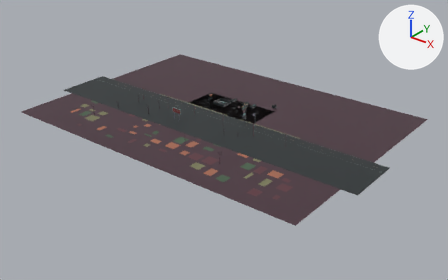
The glTF model models/motel_parcare.glb, before and after one commit.
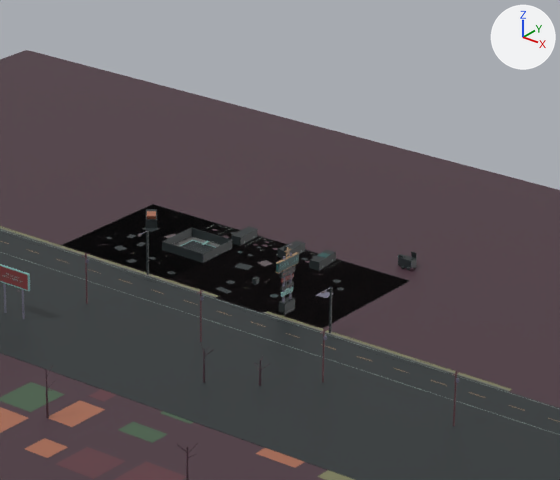
Old and new are each drawn whole from a 50 mm lens placed at (239.0, -316.0, 166.0), pointed at (7.0, -26.0, -14.0) and again close up on the part from 39% to 70% of the width and 15% to 57% of the height. The lights are fixed; the arrows at upper right show +X, +Y and +Z. The last two pictures show the newer version. Vertices at exactly the same position are counted once.

The first close-up shows 'Coliziune', 'Parcare'.
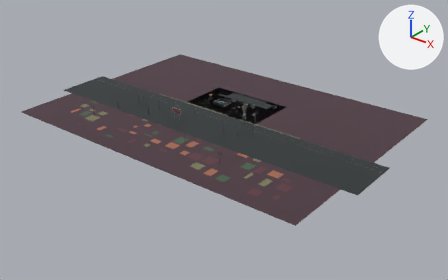
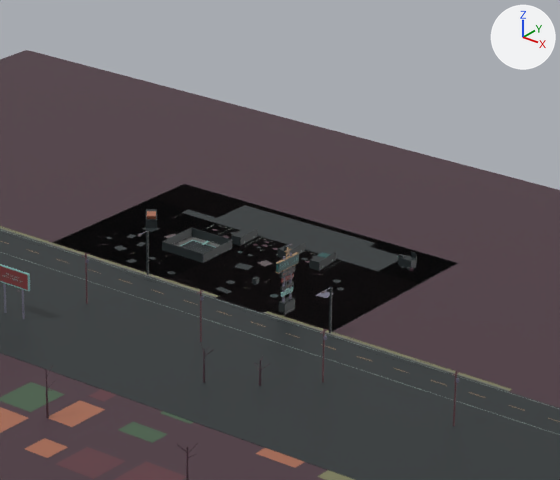
The change, as a list of edits to the scene's bpy script:
```text
Change me_coliziune_004:
    used by ob_coliziune; location = (0.0, 0.0, 0.0)
    remove me_coliziune_004.from_pydata(...)  # 192 vertices, 288 faces; spans x -120.0..120.0, y -56.0..14.0, z 0.0..8.0
    add me_coliziune_004.from_pydata(...)  # 196 vertices, 300 faces; spans x -120.0..120.0, y -56.0..20.0, z 0.0..8.0
    me_coliziune_004 part 1
    8 vertices are removed from x -32.0..24.0, y -18.0..8.0, z 0.0
    72 faces are deleted
    12 vertices are added at x -34.0..26.0, y -18.0..20.0, z 0.0
    84 new faces join them
Change me_parcare:
    used by ob_parcare; location = (0.0, 0.0, 0.0)
    remove me_parcare.from_pydata(...)  # 10952 vertices, 17420 faces; spans x -120.0..120.0, y -100.0..60.0, z -2.0..11.0
    add me_parcare.from_pydata(...)  # 10980 vertices, 17480 faces; spans x -120.0..120.0, y -100.0..60.0, z -2.0..11.0
    me_parcare part 2: 13 vertices moved from x -32.0..8.0, y -18.0..4.0, z -1.0..1.0 to x -34.0..8.0, y -18.0..4.0, z -1.0..1.0; 6 vertices removed from x -32.0..24.0, y -18.0..8.0, z 0.0; 34 vertices added at x -34.0..26.0, y -18.0..20.0, z 0.0
    other edits to the shape of me_parcare do not show in these pictures
```

Boxes (x1, y1, x2, y2) around the edits, measured in the close-ups (560 x 480 px; the box of a moved part takes in the faces that stretch with it):
part 1 of me_coliziune_004, moved or reshaped: before (62, 204, 408, 333); after (53, 184, 456, 333)
part 2 of me_parcare, reshaped: before (61, 204, 409, 328); after (55, 184, 457, 332)
